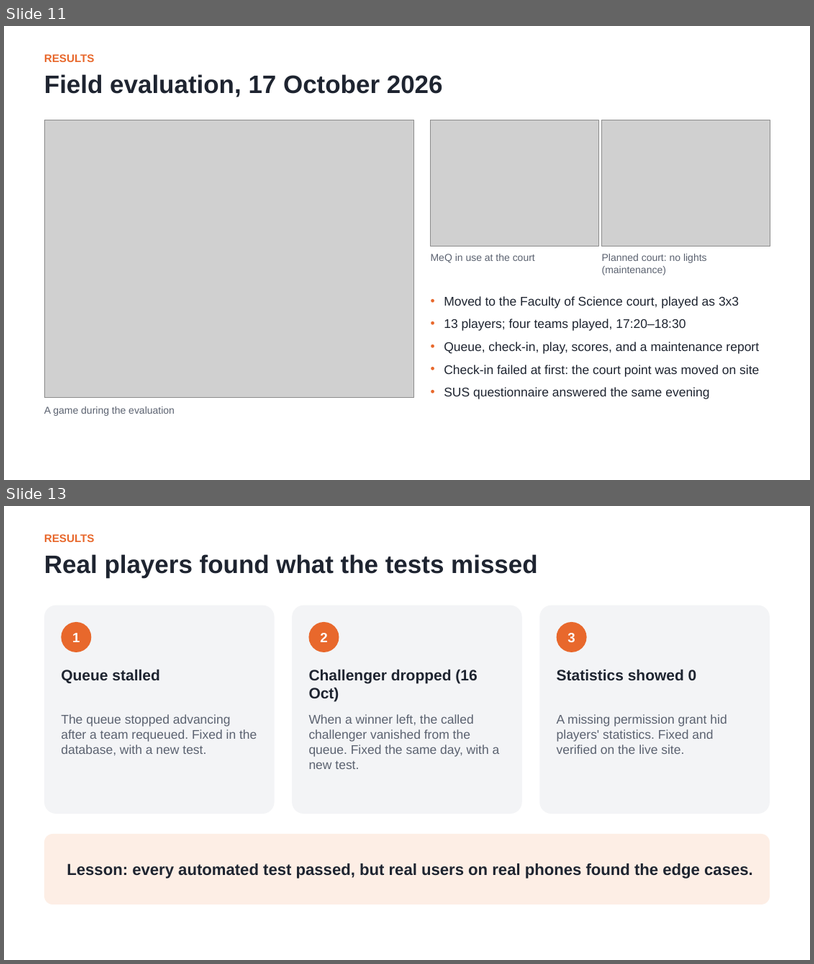
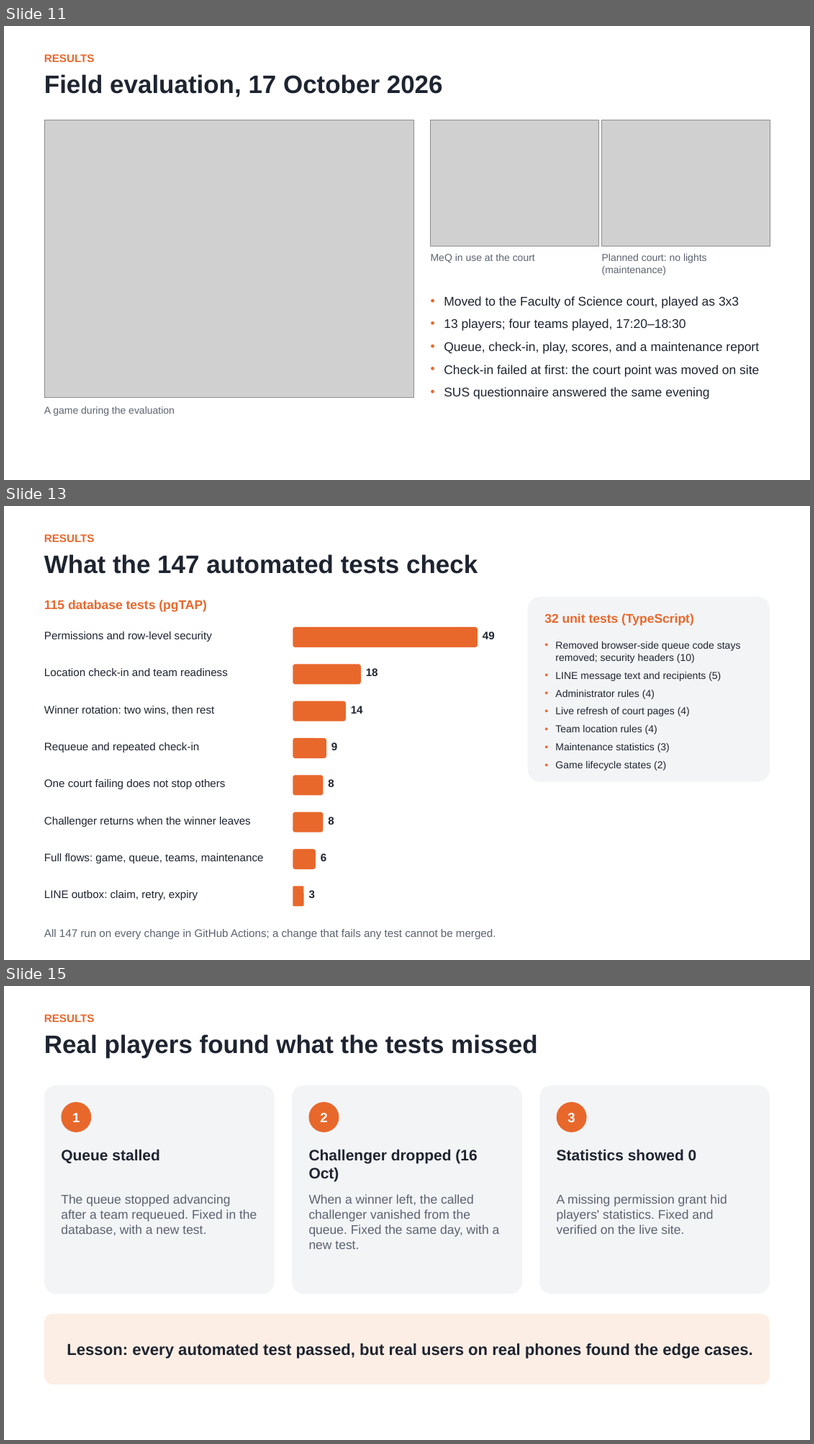
Before and after one commit to Nokpednam/MeQ-web-app, a slide deck: docs/report/slides/MeQ_Presentation.pptx. Shown one above the other, each under a label of ours: slides 11 and 13 before the commit, slides 11, 13 and 15 after it; the slides between them are not shown. The pictures are 814x964 and 814x1444 pixels, drawn with LibreOffice and Linux fonts; fonts in the diff are those of the drawing; grey boxes stand for pictures. Boxes give left, top, right and bottom in pixels: in the first picture for what was removed or moved away, otherwise in the second. Text is boxed around its words. In the diff, an @@ line names an element or a change of style, - is before the commit and + after.

```diff
--- a/docs/report/slides/MeQ_Presentation.pptx
+++ b/docs/report/slides/MeQ_Presentation.pptx
@@ slide 13 added at box(4, 506, 810, 960), background #FFFFFF @@
@@ text added at box(44, 534, 94, 542), 13 pt, text #E8682C, bold @@
+RESULTS
@@ text added at box(44, 554, 478, 574), 30 pt, text #1E2430, bold @@
+What the 147 automated tests check
@@ text added at box(44, 600, 207, 612), 15 pt, text #E8682C, bold @@
+115 database tests (pgTAP)
@@ rounded rectangle added at box(528, 597, 771, 782), fill #F3F4F6 @@
@@ text added at box(545, 613, 694, 626), 15 pt, text #E8682C, bold @@
+32 unit tests (TypeScript)
@@ text added at box(44, 631, 212, 641), 13 pt, text #1E2430 @@
+Permissions and row-level security
@@ rounded rectangle added at box(293, 627, 478, 647), fill #E8682C @@
@@ text added at box(483, 631, 495, 639), 13 pt, text #1E2430, bold @@
+49
@@ text added at box(556, 641, 741, 770), 12 pt, text #1E2430 @@
+• Removed browser-side queue code stays removed; security headers (10)
+• LINE message text and recipients (5)
+• Administrator rules (4)
+• Live refresh of court pages (4)
+• Team location rules (4)
+• Maintenance statistics (3)
+• Game lifecycle states (2)
@@ text added at box(44, 668, 228, 676), 13 pt, text #1E2430 @@
+Location check-in and team readiness
@@ rounded rectangle added at box(293, 664, 361, 684), fill #E8682C @@
@@ text added at box(366, 668, 378, 676), 13 pt, text #1E2430, bold @@
+18
@@ text added at box(44, 705, 214, 715), 13 pt, text #1E2430 @@
+Winner rotation: two wins, then rest
@@ rounded rectangle added at box(293, 701, 347, 721), fill #E8682C @@
@@ text added at box(351, 705, 363, 713), 13 pt, text #1E2430, bold @@
+14
@@ text added at box(44, 742, 199, 752), 13 pt, text #1E2430 @@
+Requeue and repeated check-in
@@ rounded rectangle added at box(293, 738, 327, 758), fill #E8682C @@
@@ text added at box(332, 741, 337, 753), 13 pt, text #1E2430, bold @@
+9
@@ text added at box(44, 779, 225, 789), 13 pt, text #1E2430 @@
+One court failing does not stop others
@@ rounded rectangle added at box(293, 775, 324, 795), fill #E8682C @@
@@ text added at box(328, 779, 334, 787), 13 pt, text #1E2430, bold @@
+8
@@ text added at box(44, 816, 251, 826), 13 pt, text #1E2430 @@
+Challenger returns when the winner leaves
@@ rounded rectangle added at box(293, 812, 324, 832), fill #E8682C @@
@@ text added at box(328, 816, 334, 824), 13 pt, text #1E2430, bold @@
+8
@@ rounded rectangle added at box(293, 849, 316, 869), fill #E8682C @@
@@ text added at box(44, 853, 264, 863), 13 pt, text #1E2430 @@
+Full flows: game, queue, teams, maintenance
@@ text added at box(321, 853, 327, 861), 13 pt, text #1E2430, bold @@
+6
@@ text added at box(44, 890, 198, 900), 13 pt, text #1E2430 @@
+LINE outbox: claim, retry, expiry
@@ rounded rectangle added at box(293, 886, 304, 906), fill #E8682C @@
@@ text added at box(309, 890, 315, 898), 13 pt, text #1E2430, bold @@
+3
@@ text added at box(44, 929, 496, 939), 13 pt, text #5B6270 @@
+All 147 run on every change in GitHub Actions; a change that fails any test cannot be merged.
@@ what was slide 13 is now slide 15 @@
```
Also in this commit, not shown: 1 other slide added, 2 other files.
